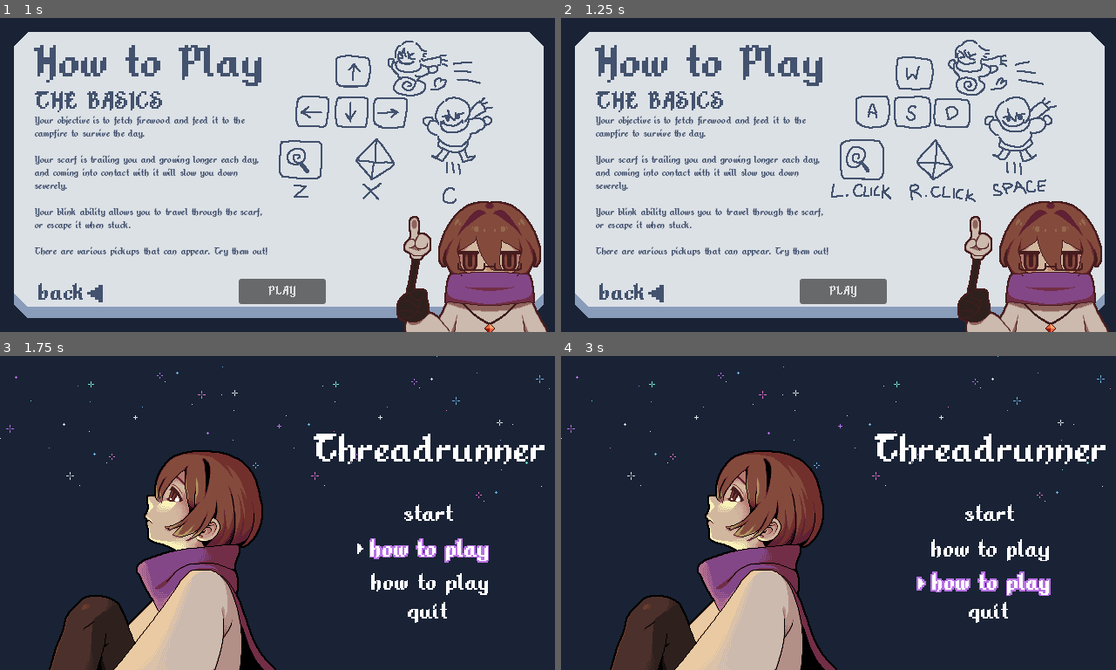
Above: before the commit, frames 1-4 (two rows, left to right).
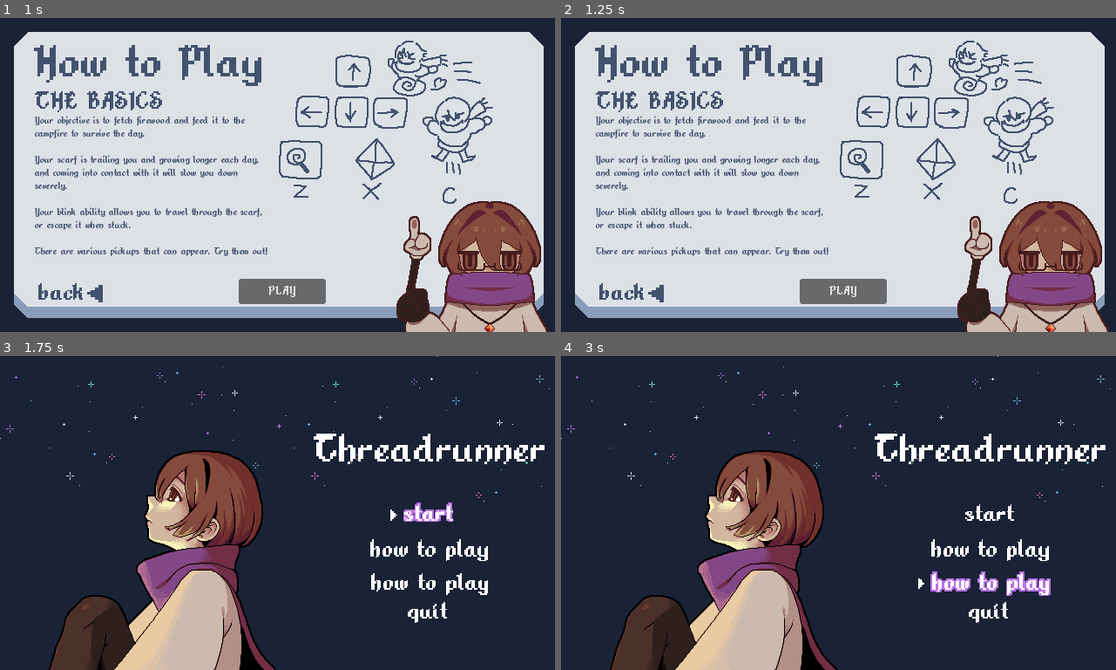
Above: after the commit, the same moments.

Repository: TheRealRaichu/speed-platformer-snake
Game: Godot game, scene res://scenes/scene_root.tscn
Two runs of this game, one before a commit and one after it. Both use one fixed random seed, a clock stepped at 60 frames per second and the inputs below. The engine's default icon, where the game draws it, is replaced by a stand-in: a white triangle on a blue panel in a dark square.
Inputs:
- Up to frame 1 (1 s): tap Enter at 0.5 s; hold Right (move_right) from 0.53 s (still down); tap X (ability) at 0.6 s; tap C (jump) at 0.77 s
- Up to frame 2 (1.25 s): keep holding Right (move_right)
- Up to frame 3 (1.75 s): keep holding Right (move_right); tap - (decrease_volume) at 1.35 s; tap C (jump) at 1.52 s
- Up to frame 4 (3 s): release Right (move_right) at 2.03 s; hold Left (move_left) 2.03-2.78 s; hold = (increase_volume) 2.03-2.78 s; hold Right (move_right) from 2.78 s (still down); tap Z (use_item) at 2.85 s

Frame 1 is identical in both runs. In frame 2, 2.4% of the frame differs, in the area x 48-90%, y 6-60%; in frame 3, 0.7%; in frame 4, less than 0.1%.

Commit message:
Moved the scenes from main menu and instantiate them into the scene manager. Also fixed any issues during this process

Diff:
--- a/speed-platformer-snake/scripts/SceneManager.gd
+++ b/speed-platformer-snake/scripts/SceneManager.gd
@@ -8,6 +8,9 @@
 
 enum SCENES_ENUM {
 	mainmenu,
+	howtoplay,
+	settings,
+	keybind,
 	gameplay,
 	tutorial,
 	gameover,
@@ -16,6 +19,9 @@
 # SCENE REFERENCES
 const SCENES := {
 	"main_menu" : preload("res://scenes/main_menu.tscn"),
+	"how_to_play" : preload("res://scenes/how_to_play.tscn"),
+	"settings" : preload("res://scenes/settings.tscn"),
+	"keybind" : preload("res://scenes/keybind.tscn"),
 	"gameplay" : preload("res://scenes/game.tscn"),
 	"tutorial" : preload("res://scenes/tutorial.tscn"),
 	"game_over" : preload("res://scenes/game_over.tscn"),
@@ -34,6 +40,21 @@
 	current_scene = SCENES_ENUM.gameplay
 	Globals.blink_used = false # Resets if player used blink ability
 	_switch_scene(SCENES.get("gameplay"))
+
+func how_to_play(): # called from main menu
+	MusicManager.set_state(MusicManager.STATE.MAIN_MENU)
+	current_scene = SCENES_ENUM.howtoplay
+	_switch_scene(SCENES.get("how_to_play"))
+
+func settings(): # called from main menu
+	MusicManager.set_state(MusicManager.STATE.MAIN_MENU)
+	current_scene = SCENES_ENUM.settings
+	_switch_scene(SCENES.get("settings"))
+
+func keybind(): # called from settings
+	MusicManager.set_state(MusicManager.STATE.MAIN_MENU)
+	current_scene = SCENES_ENUM.keybind
+	_switch_scene(SCENES.get("keybind"))
 
 func start_tutorial(): # called from how to play
 	MusicManager.set_state(MusicManager.STATE.GAMEPLAY)
--- a/speed-platformer-snake/scripts/howtoplay.gd
+++ b/speed-platformer-snake/scripts/howtoplay.gd
@@ -1,15 +1,17 @@
 extends Control
 
 ## HOW TO PLAY
-signal back_pressed
-signal tutorial_pressed
+var scene_manager # scene manager
 
+# button
 var back_button: Button
 var play_button: Button
 
+# cursors
 var back_cursor: Control
 var play_cursor: Control
 
+# texts
 var back_text: TextureRect
 var play_text: TextureRect
 
@@ -35,13 +37,10 @@
 	# set cursors visibilitiy
 	play_cursor.visible = false
 	back_cursor.visible = true
+	back_button.grab_focus()
 
 	back_button.pressed.connect(_on_back_pressed)
 	play_button.pressed.connect(_on_tutorial_pressed)
-
-## Called by the main menu script right after this panel is shown.
-func focus_back_button() -> void:
-	back_button.grab_focus()
 
 func _on_play_focus_entered() -> void:
 	play_cursor.visible = true
@@ -60,7 +59,7 @@
 	back_text.unfocused()
 
 func _on_back_pressed() -> void:
-	back_pressed.emit()
+	scene_manager.main_menu()
 
 func _on_tutorial_pressed() -> void:
-	tutorial_pressed.emit()
+	scene_manager.start_tutorial()
--- a/speed-platformer-snake/scripts/keybind.gd
+++ b/speed-platformer-snake/scripts/keybind.gd
@@ -1,7 +1,7 @@
 extends Control
 
 ## KEYBIND
-signal back_pressed
+var scene_manager
 
 var back_button: Button
 var keybind_rows: Dictionary = {}
@@ -11,9 +11,6 @@
 	back_button = get_node("BackNode/back")
 	back_button.pressed.connect(_on_back_pressed)
 	_refresh_keybind_rows()
-
-## Called by main menu script right after this panel is shown.
-func focus_back_button() -> void:
 	back_button.grab_focus()
 
 ## Prepares row references for rebind button wiring and UI updates.
@@ -61,4 +58,4 @@
 		return
 
 func _on_back_pressed() -> void:
-	back_pressed.emit()
+	scene_manager.settings()
--- a/speed-platformer-snake/scripts/mainMenu.gd
+++ b/speed-platformer-snake/scripts/mainMenu.gd
@@ -4,21 +4,11 @@
 # reference to scenemanager, set when initialized
 var scene_manager
 
-# references to the scenes to switch
-const HOW_TO_PLAY_SCENE := preload("res://scenes/how_to_play.tscn")
-const SETTINGS_SCENE := preload("res://scenes/settings.tscn")
-
-# references of scenes inside of other scenes.
-const KEYBIND_SCENE := preload("res://scenes/keybind.tscn") # inside of settings
-
 # main menu texture
 var main_screen: TextureRect
 
-# scenes
+# scene references
 var main_menu: Node2D
-var how_to_play_scene: Control
-var settings_scene: Control
-var keybind_scene: Control
 
 # cursor images
 var cursor_start: Control
@@ -40,31 +30,13 @@
 
 ## Initialize the main menu panels and wire their controls.
 func _ready() -> void:
-	_instantiate_scenes()
+	_cache_scene_references()
 	_connect_panel_signals()
 	_setup_initial_state()
 
-func _instantiate_scenes() -> void:
+func _cache_scene_references() -> void:
 	main_screen = get_node("Main Screen")
 	main_menu = get_node("MainMenuTitle")
-
-	how_to_play_scene = HOW_TO_PLAY_SCENE.instantiate()
-	how_to_play_scene.name = "HowToPlay"
-	add_child(how_to_play_scene)
-	how_to_play_scene.owner = self
-	how_to_play_scene.visible = false
-
-	settings_scene = SETTINGS_SCENE.instantiate()
-	settings_scene.name = "Settings"
-	add_child(settings_scene)
-	settings_scene.owner = self
-	settings_scene.visible = false
-
-	keybind_scene = KEYBIND_SCENE.instantiate()
-	keybind_scene.name = "Keybind"
-	add_child(keybind_scene)
-	keybind_scene.owner = self
-	keybind_scene.visible = false
 
 func _connect_panel_signals() -> void:
 	# references to cursors
@@ -105,14 +77,6 @@
 	settings_button.focus_exited.connect(_on_settings_focus_exited)
 	settings_button.pressed.connect(_on_settings_pressed)
 
-	# Panels notify us when their own "back" button is pressed.
-	how_to_play_scene.back_pressed.connect(_on_how_to_play_back_pressed)
-	how_to_play_scene.tutorial_pressed.connect(_on_tutorial_pressed)
-	settings_scene.back_pressed.connect(_on_settings_back_pressed)
-	settings_scene.keybind_pressed.connect(_on_settings_keybind_pressed)
-	keybind_scene.back_pressed.connect(_on_keybind_back_pressed)
-
-
 func _set_main_menu_visible(visible: bool) -> void:
 	main_screen.visible = visible
 	main_menu.visible = visible
@@ -121,9 +85,6 @@
 	_set_main_menu_visible(true)
 
 	start_button.grab_focus()
-	how_to_play_scene.visible = false
-	settings_scene.visible = false
-	keybind_scene.visible = false
 	cursor_start.visible = true
 	cursor_htp.visible = false
 	cursor_quit.visible = false
@@ -143,17 +104,7 @@
 
 ## Goes to the How to play section inside of main menu scene through panel switching.
 func _on_howtoplay_game_pressed() -> void:
-	_set_main_menu_visible(false)
-	how_to_play_scene.visible = true
-	settings_scene.visible = false
-	keybind_scene.visible = false
-	how_to_play_scene.focus_back_button()
-
-func _on_tutorial_pressed() -> void:
-	_set_main_menu_visible(false)
-	how_to_play_scene.visible = false
-	settings_scene.visible = false
-	keybind_scene.visible = false
+	scene_manager.how_to_play()
 
 func _on_howtoplay_game_focus_exited() -> void:
 	cursor_htp.visible = false
@@ -165,18 +116,7 @@
 
 ## Goes to Settings
 func _on_settings_pressed() -> void:
-	_set_main_menu_visible(false)
-	how_to_play_scene.visible = false
-	settings_scene.visible = true
-	keybind_scene.visible = false
-	settings_scene.focus_first_control()
-
-func _on_settings_keybind_pressed() -> void:
-	_set_main_menu_visible(false)
-	how_to_play_scene.visible = false
-	settings_scene.visible = false
-	keybind_scene.visible = true
-	keybind_scene.focus_back_button()
+	scene_manager.settings()
 
 func _on_settings_focus_exited() -> void:
 	cursor_settings.visible = false
@@ -197,27 +137,3 @@
 func _on_quit_game_focus_exited() -> void:
 	cursor_quit.visible = false
 	quit_text.unfocused()
-
-## Go back to main menu (From the How To Play)
-func _on_how_to_play_back_pressed() -> void:
-	howtoplay_button.grab_focus()
-	_set_main_menu_visible(true)
-	how_to_play_scene.visible = false
-	settings_scene.visible = false
-	keybind_scene.visible = false
-
-## Go back to main menu (From the Settings)
-func _on_settings_back_pressed() -> void:
-	_set_main_menu_visible(true)
-	how_to_play_scene.visible = false
-	settings_scene.visible = false
-	keybind_scene.visible = false
-	settings_button.grab_focus()
-
-## Go back to settings (From Keybind)
-func _on_keybind_back_pressed() -> void:
-	_set_main_menu_visible(false)
-	how_to_play_scene.visible = false
-	settings_scene.visible = true
-	keybind_scene.visible = false
-	settings_scene.focus_keybind_control()
--- a/speed-platformer-snake/scripts/settings.gd
+++ b/speed-platformer-snake/scripts/settings.gd
@@ -1,8 +1,7 @@
 extends Control
 
 ## SETTINGS
-signal back_pressed
-signal keybind_pressed
+var scene_manager
 
 # controls
 var volume_slider: HSlider
@@ -29,6 +28,7 @@
 func _ready() -> void:
 	_connect_controls()
 	_initialize_settings_controls()
+	volume_slider.grab_focus()
 
 func _connect_controls() -> void:
 	# references to the buttons, sliders, or checks
@@ -105,14 +105,6 @@
 	if up_jump_check:
 		up_jump_check.button_pressed = Globals.up_input_is_jump
 
-## Called by the main menu script right after this panel is shown.
-func focus_first_control() -> void:
-	volume_slider.grab_focus()
-
-## Called by main menu script after returning from keybind panel.
-func focus_keybind_control() -> void:
-	keybind_control.grab_focus()
-
 func _on_audio_focus_entered() -> void:
 	cursor_audio.visible = true
 
@@ -147,7 +139,7 @@
 	AudioManager.set_bus_volume_db(AudioManager.MUSIC_BUS, value)
 
 func _on_keybind_pressed() -> void:
-	keybind_pressed.emit()
+	scene_manager.keybind()
 
 func _on_settings_back_focus_entered() -> void:
 	pass
@@ -156,7 +148,7 @@
 	pass
 
 func _on_settings_back_pressed() -> void:
-	back_pressed.emit()
+	scene_manager.main_menu()
 
 func _get_current_resolution_index() -> int:
 	var current_size := DisplayServer.window_get_size()
